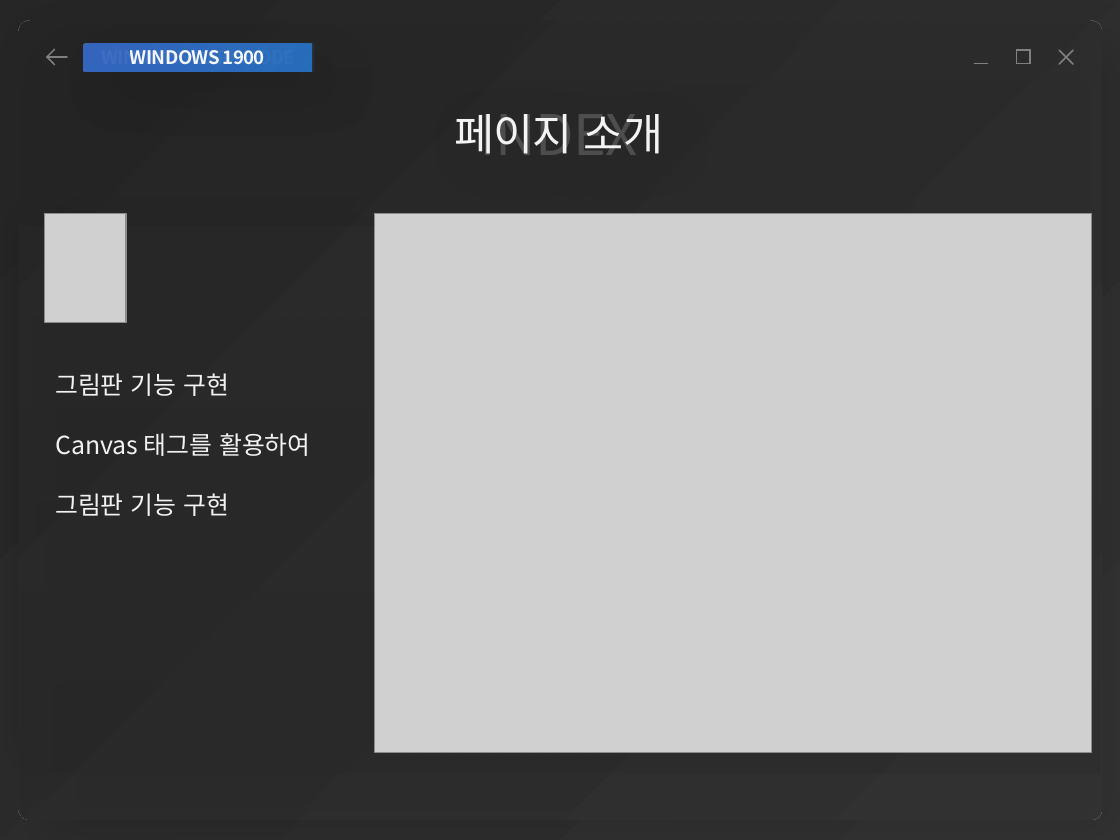
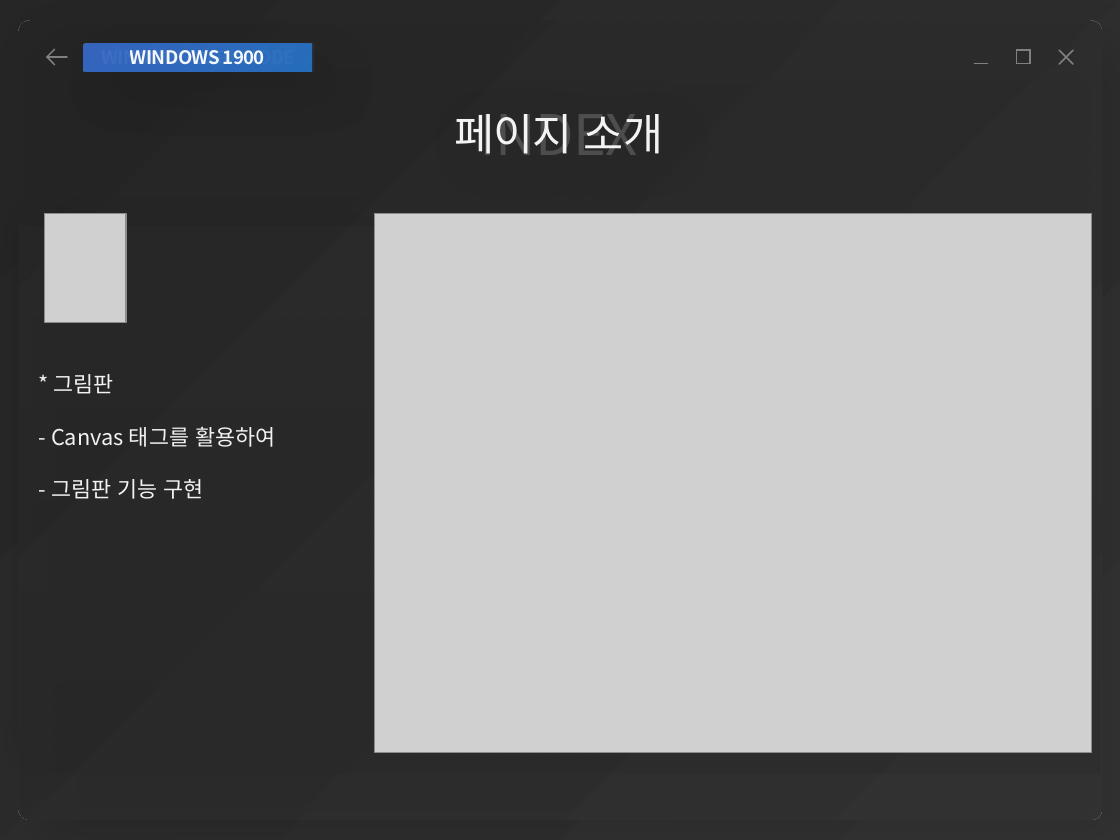
Before and after one commit to yonggyu01/windowProject, a slide deck: slide 16 of 김용규 개인포폴.pptx. Drawn at 1120x840 pixels with LibreOffice and Linux fonts; fonts in the diff are those of the drawing; grey boxes stand for pictures; background and template pictures are left out. Boxes give left, top, right and bottom in pixels: in the first picture for what was removed or moved away, otherwise in the second. Text is boxed around its words. In the diff, an @@ line names an element or a change of style, - is before the commit and + after.

```diff
--- a/김용규 개인포폴.pptx
+++ b/김용규 개인포폴.pptx
@@ text at <box>51,374,275,499</box>: text changed; size 16 to 14 pt @@
-그림판 기능 구현
-Canvas 태그를 활용하여
-그림판 기능 구현
+* 그림판
+- Canvas 태그를 활용하여
+- 그림판 기능 구현
```
Also in this commit, not shown: 17 other slides changed, 4 other files.
